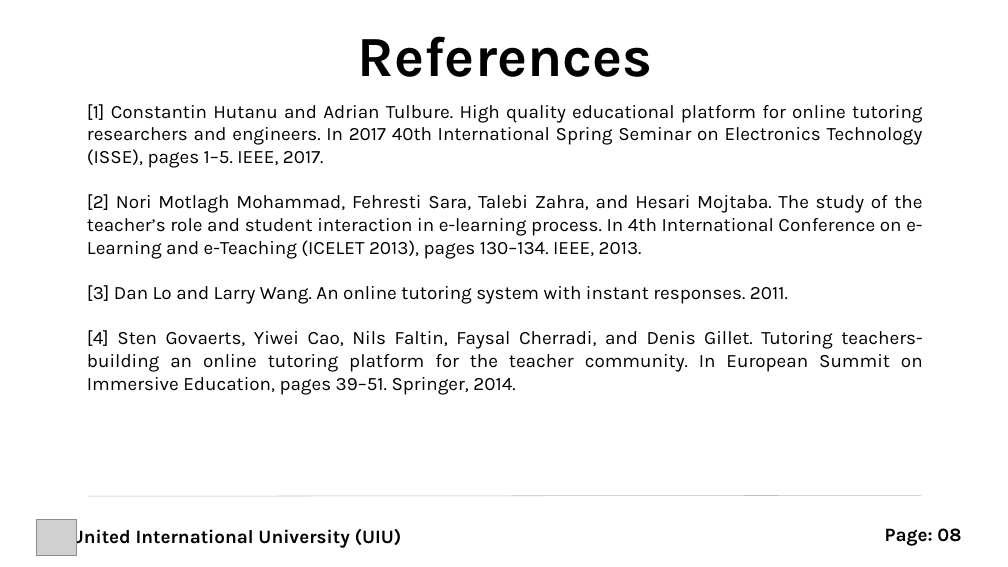
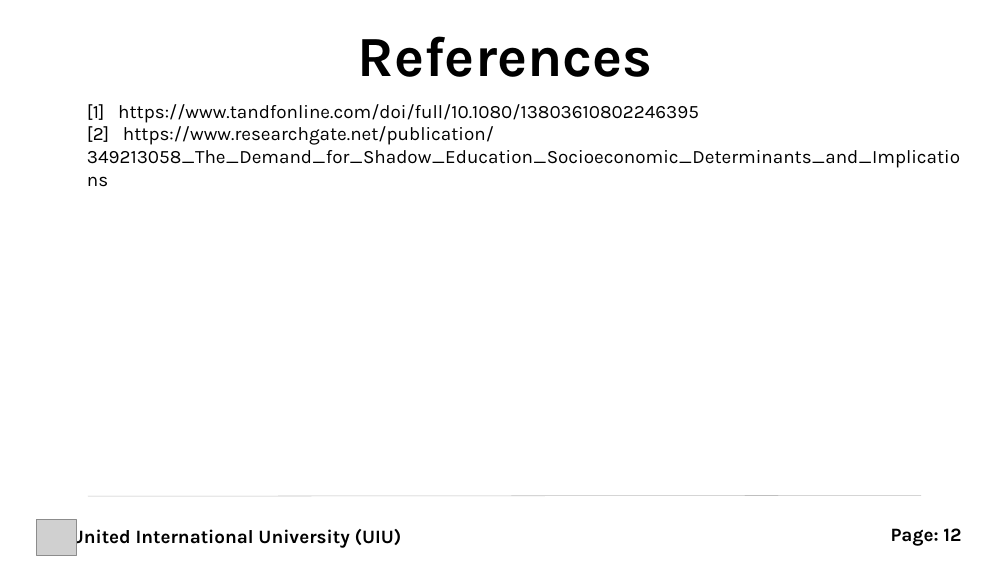
Before and after one commit to rayhanalshorif133/MSCSE-UIU, a slide deck: slide 14 of CSE-6159-SSA/ProTutorBD.pptx (slide 10 before the commit). Drawn at 1008x567 pixels with LibreOffice and Linux fonts; fonts in the diff are those of the drawing; grey boxes stand for pictures. Boxes give left, top, right and bottom in pixels: in the first picture for what was removed or moved away, otherwise in the second. Text is boxed around its words. In the diff, an @@ line names an element or a change of style, - is before the commit and + after.

```diff
--- a/CSE-6159-SSA/ProTutorBD.pptx
+++ b/CSE-6159-SSA/ProTutorBD.pptx
@@ text at (x1=87, y1=104, x2=960, y2=168): text changed @@
-[1] Constantin Hutanu and Adrian Tulbure. High quality educational platform for online tutoring researchers and engineers. In 2017 40th International Spring Seminar on Electronics Technology (ISSE), pages 1–5. IEEE, 2017.
-[2] Nori Motlagh Mohammad, Fehresti Sara, Talebi Zahra, and Hesari Mojtaba. The study of the teacher’s role and student interaction in e-learning process. In 4th International Conference on e-Learning and e-Teaching (ICELET 2013), pages 130–134. IEEE, 2013.
-[3] Dan Lo and Larry Wang. An online tutoring system with instant responses. 2011.
-[4] Sten Govaerts, Yiwei Cao, Nils Faltin, Faysal Cherradi, and Denis Gillet. Tutoring teachers-building an online tutoring platform for the teacher community. In European Summit on Immersive Education, pages 39–51. Springer, 2014.
+[1]_https://www.tandfonline.com/doi/full/10.1080/13803610802246395
+[2]_https://www.researchgate.net/publication/349213058_The_Demand_for_Shadow_Education_Socioeconomic_Determinants_and_Implications
@@ text at (x1=891, y1=528, x2=961, y2=546): text changed @@
-Page: 08
+Page: 12
```
Also in this commit, not shown: 6 other slides changed, 6 slides added, 2 slides removed.
